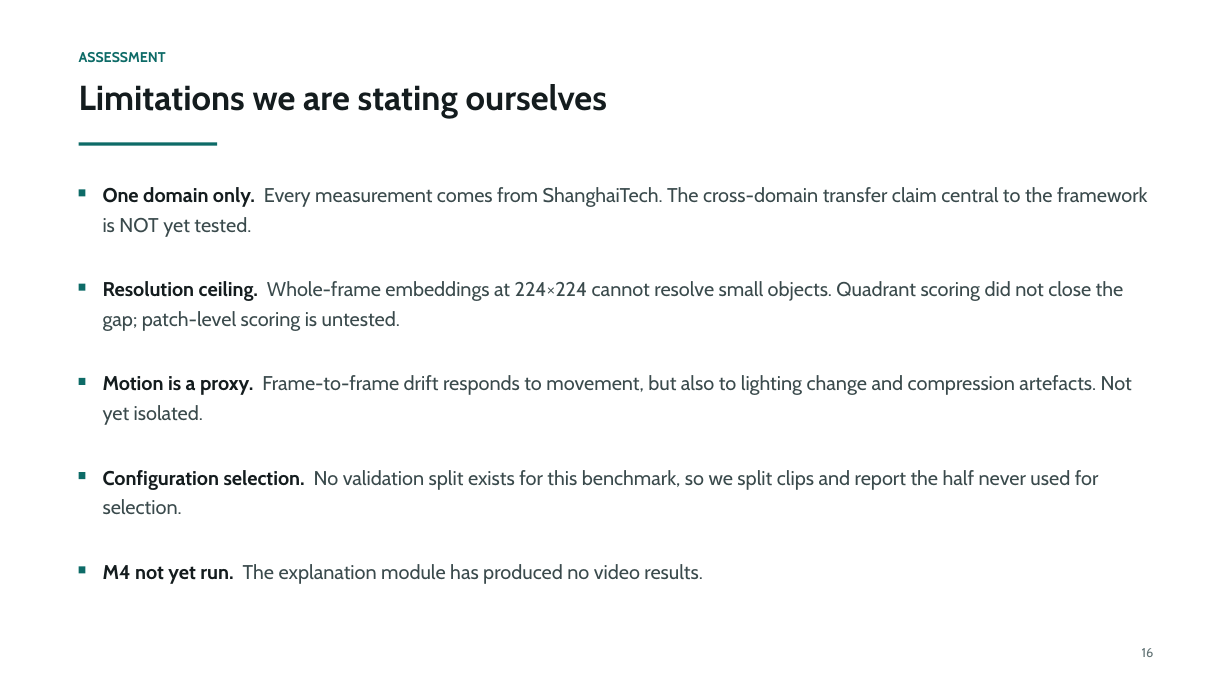
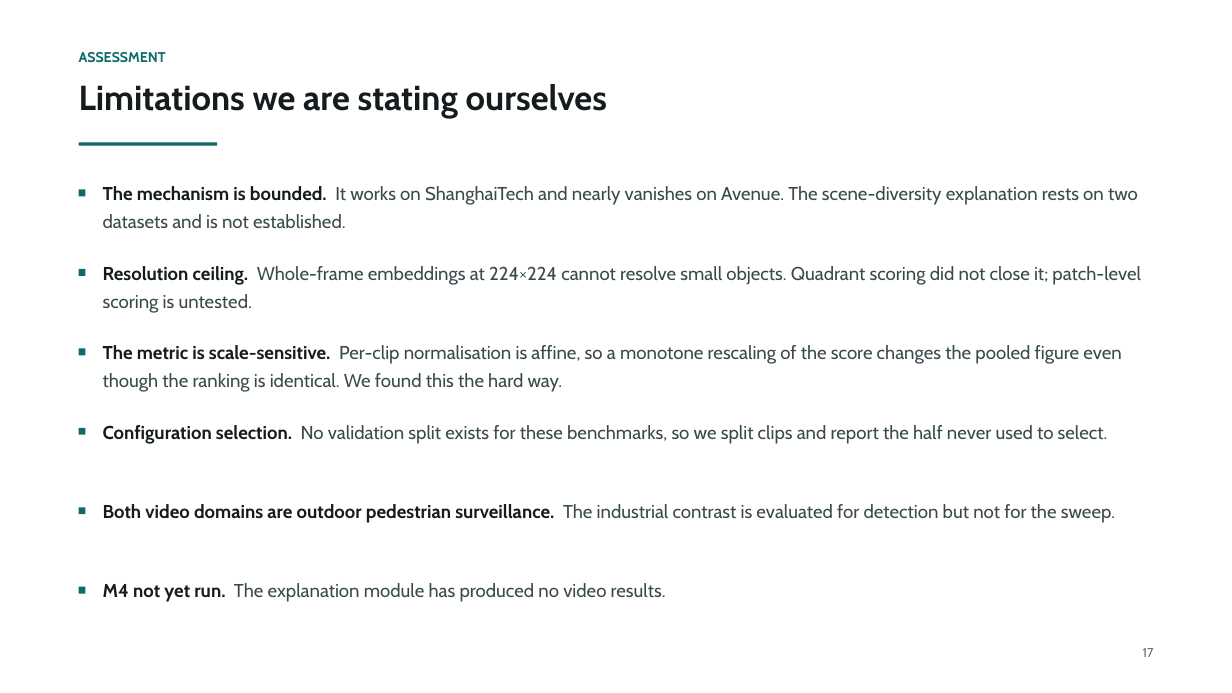
Before and after one commit to prakash-nitc/multimodal-anomaly-detection, a slide deck: slide 18 of docs/06_presentations/DA-ZVAD_Phase2_Review.pptx (slide 17 before the commit). Drawn at 1232x693 pixels with LibreOffice and Linux fonts; fonts in the diff are those of the drawing. Boxes give left, top, right and bottom in pixels: in the first picture for what was removed or moved away, otherwise in the second. Text is boxed around its words. In the diff, an @@ line names an element or a change of style, - is before the commit and + after.

```diff
--- a/docs/06_presentations/DA-ZVAD_Phase2_Review.pptx
+++ b/docs/06_presentations/DA-ZVAD_Phase2_Review.pptx
@@ text at box(103, 186, 1138, 228): text changed; size 15.5 to 14.5 pt @@
-One domain only. Every measurement comes from ShanghaiTech. The cross-domain transfer claim central to the framework is NOT yet tested.
+The mechanism is bounded. It works on ShanghaiTech and nearly vanishes on Avenue. The scene-diversity explanation rests on two datasets and is not established.
@@ rectangle: place and size @@
-rectangle at box(79, 284, 85, 290)
+rectangle at box(79, 269, 85, 275)
@@ text at box(103, 266, 1141, 313): text changed; size 15.5 to 14.5 pt @@
-Resolution ceiling. Whole-frame embeddings at 224×224 cannot resolve small objects. Quadrant scoring did not close the gap; patch-level scoring is untested.
+Resolution ceiling. Whole-frame embeddings at 224×224 cannot resolve small objects. Quadrant scoring did not close it; patch-level scoring is untested.
@@ rectangle: place and size @@
-rectangle at box(79, 378, 85, 384)
+rectangle at box(79, 348, 85, 355)
@@ text at box(103, 345, 1121, 392): text changed; size 15.5 to 14.5 pt @@
-Motion is a proxy. Frame-to-frame drift responds to movement, but also to lighting change and compression artefacts. Not yet isolated.
+The metric is scale-sensitive. Per-clip normalisation is affine, so a monotone rescaling of the score changes the pooled figure even though the ranking is identical. We found this the hard way.
@@ rectangle: place and size @@
-rectangle at box(79, 472, 85, 479)
+rectangle at box(79, 428, 85, 434)
@@ text at box(103, 425, 1108, 444): text changed; size 15.5 to 14.5 pt @@
-Configuration selection. No validation split exists for this benchmark, so we split clips and report the half never used for selection.
+Configuration selection. No validation split exists for these benchmarks, so we split clips and report the half never used to select.
@@ rectangle: place and size @@
-rectangle at box(79, 567, 85, 573)
+rectangle at box(79, 507, 85, 514)
@@ text added at box(103, 504, 1115, 523), 14.5 pt, text #3A4A4C @@
+Both video domains are outdoor pedestrian surveillance. The industrial contrast is evaluated for detection but not for the sweep.
@@ rectangle added at box(79, 587, 85, 593), fill #0D6B67 @@
@@ text "M4 not yet run. The ...": place and size @@
-text "M4 not yet run. The ..." at box(103, 564, 702, 584)
+text "M4 not yet run. The ..." at box(103, 583, 666, 602)
@@ text "M4 not yet run. The ..." at box(103, 583, 666, 602): size 15.5 to 14.5 pt @@
@@ text at box(1143, 648, 1154, 657): text changed @@
-16
+17
```
Also in this commit, not shown: 13 other slides changed, 2 slides added, 1 slide removed, 1 other file.
